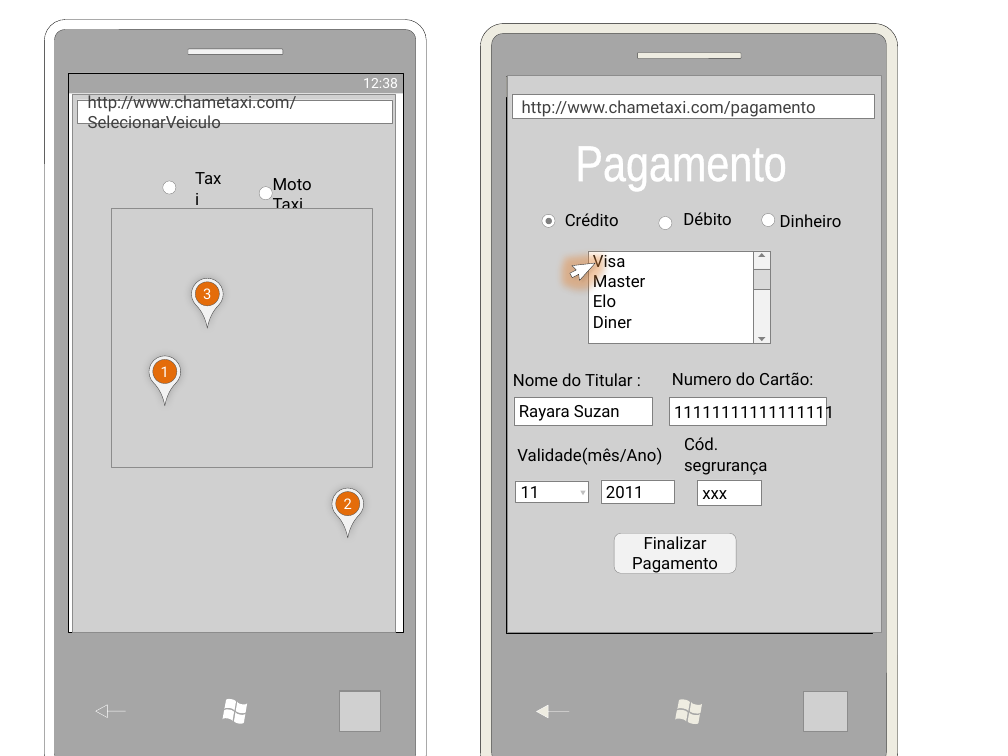
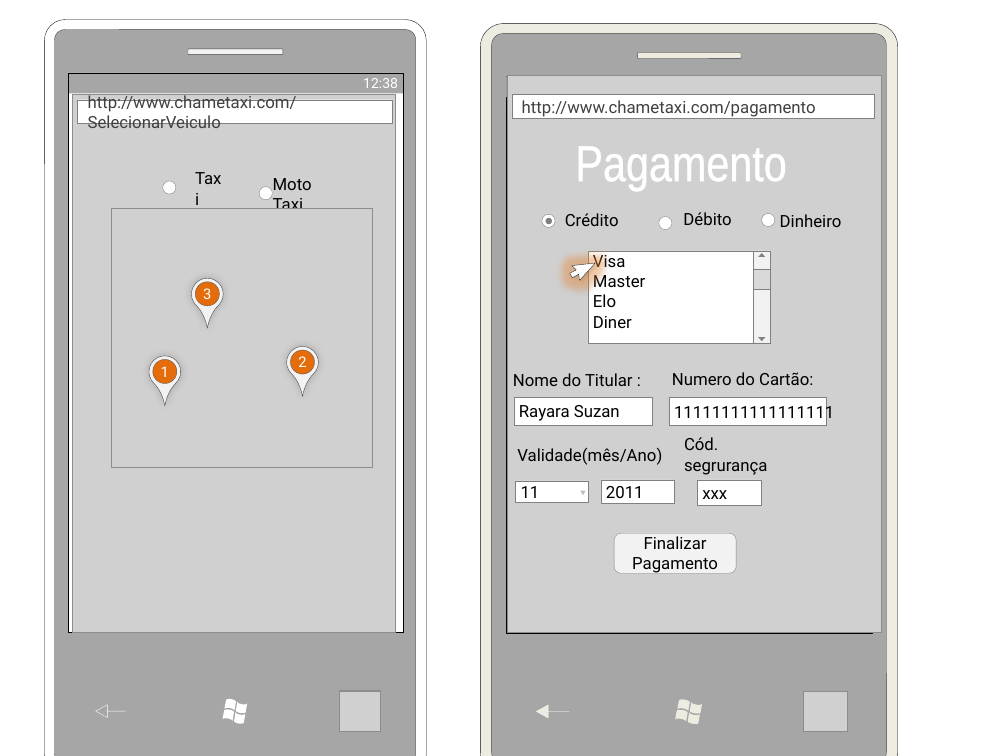
Before and after one commit to HoaderZoar/CHAMETAXI, a slide deck: slide 2 of StoryBoarding.pptx. Drawn at 1008x756 pixels with LibreOffice and Linux fonts; fonts in the diff are those of the drawing; grey boxes stand for pictures. Boxes give left, top, right and bottom in pixels: in the first picture for what was removed or moved away, otherwise in the second. Text is boxed around its words. In the diff, an @@ line names an element or a change of style, - is before the commit and + after.

```diff
--- a/StoryBoarding.pptx
+++ b/StoryBoarding.pptx
@@ teardrop: place and size @@
-teardrop at box(325, 481, 369, 526)
+teardrop at box(280, 340, 324, 384)
@@ ellipse "2": place and size @@
-ellipse "2" at box(336, 492, 360, 516)
+ellipse "2" at box(290, 350, 314, 374)
```
Also in this commit, not shown: 2 other files.
